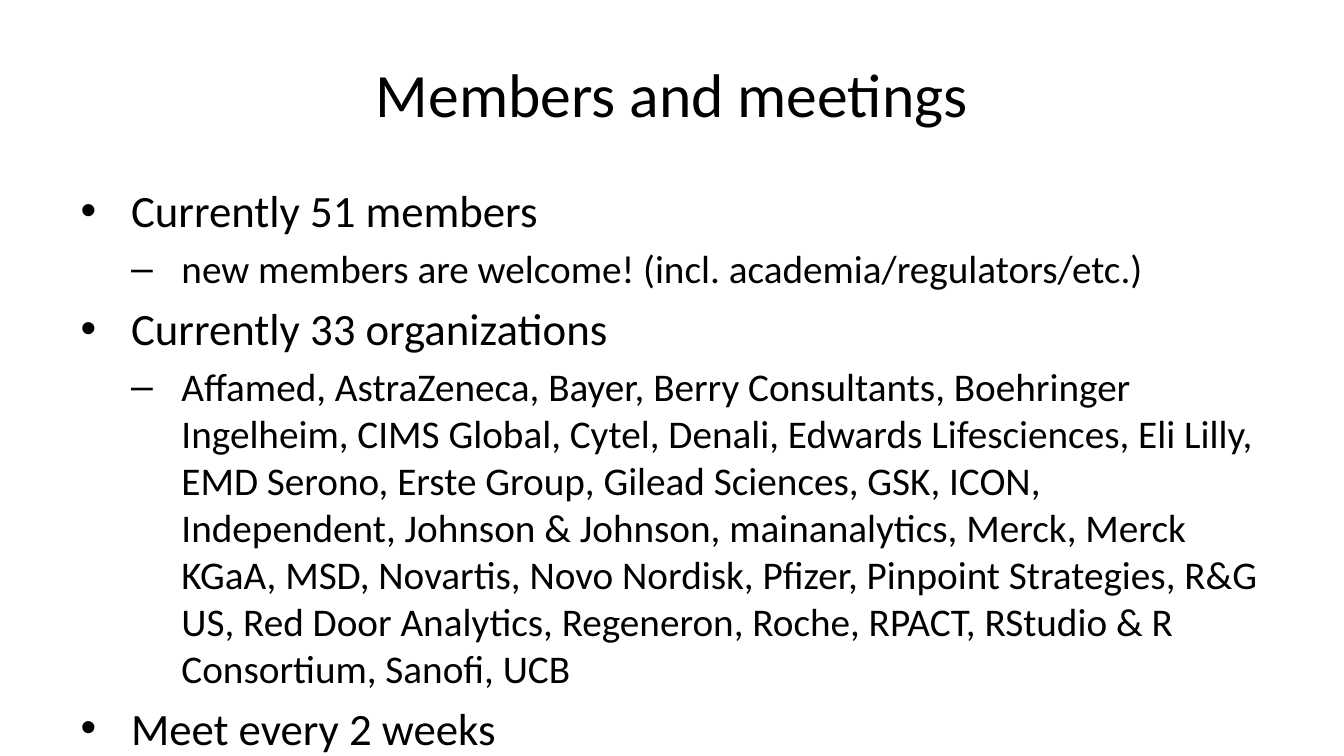
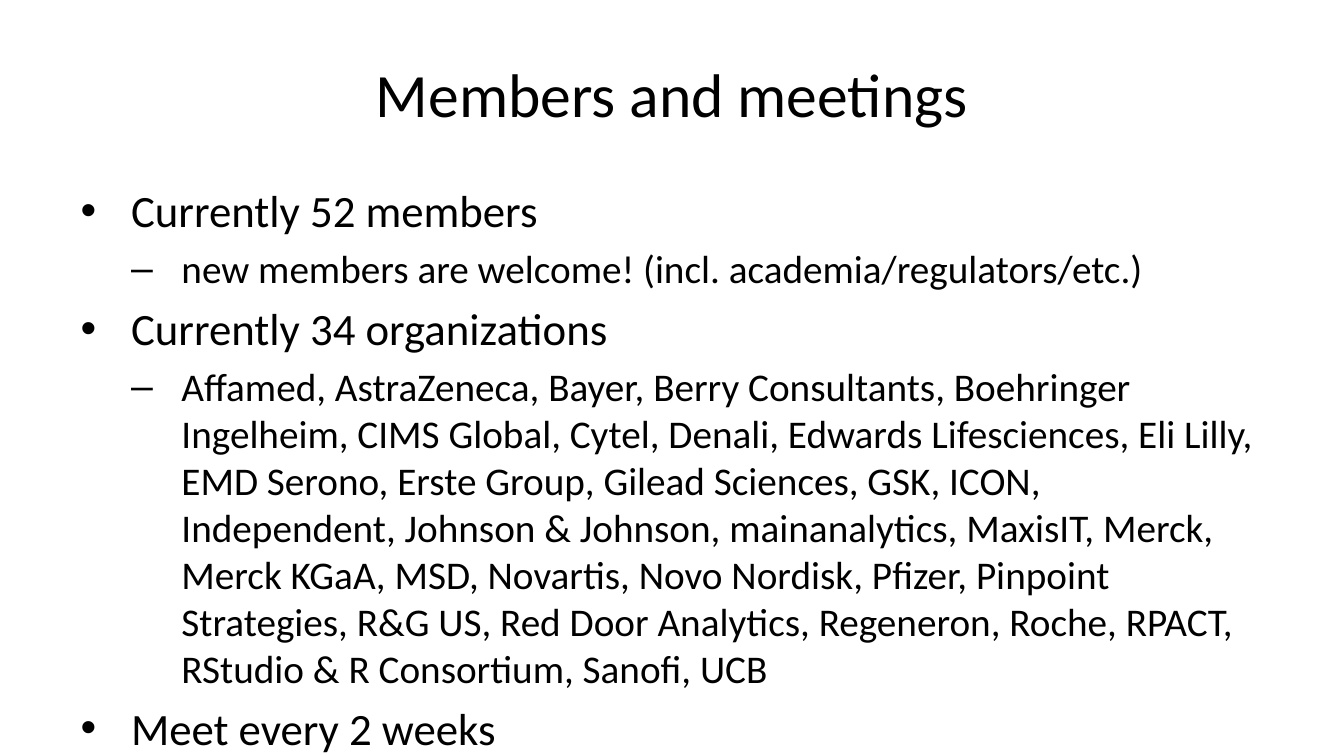
Before and after one commit to openstatsware/website, a slide deck: slide 10 of slides/risw-first-year-wg-sep2023.pptx. Drawn at 1344x756 pixels with LibreOffice and Linux fonts; fonts in the diff are those of the drawing. Boxes give left, top, right and bottom in pixels: in the first picture for what was removed or moved away, otherwise in the second. Text is boxed around its words. In the diff, an @@ line names an element or a change of style, - is before the commit and + after.

```diff
--- a/slides/risw-first-year-wg-sep2023.pptx
+++ b/slides/risw-first-year-wg-sep2023.pptx
@@ text at [131, 196, 538, 235]: text changed @@
-• Currently 51 members
+• Currently 52 members
@@ text at [131, 314, 1252, 688]: text changed @@
-• Currently 33 organizations
-  – Affamed, AstraZeneca, Bayer, Berry Consultants, Boehringer Ingelheim, CIMS Global, Cytel, Denali, Edwards Lifesciences, Eli Lilly, EMD Serono, Erste Group, Gilead Sciences, GSK, ICON, Independent, Johnson & Johnson, mainanalytics, Merck, Merck KGaA, MSD, Novartis, Novo Nordisk, Pfizer, Pinpoint Strategies, R&G US, Red Door Analytics, Regeneron, Roche, RPACT, RStudio & R Consortium, Sanofi, UCB
+• Currently 34 organizations
+  – Affamed, AstraZeneca, Bayer, Berry Consultants, Boehringer Ingelheim, CIMS Global, Cytel, Denali, Edwards Lifesciences, Eli Lilly, EMD Serono, Erste Group, Gilead Sciences, GSK, ICON, Independent, Johnson & Johnson, mainanalytics, MaxisIT, Merck, Merck KGaA, MSD, Novartis, Novo Nordisk, Pfizer, Pinpoint Strategies, R&G US, Red Door Analytics, Regeneron, Roche, RPACT, RStudio & R Consortium, Sanofi, UCB
```
Also in this commit, not shown: 47 other files.
